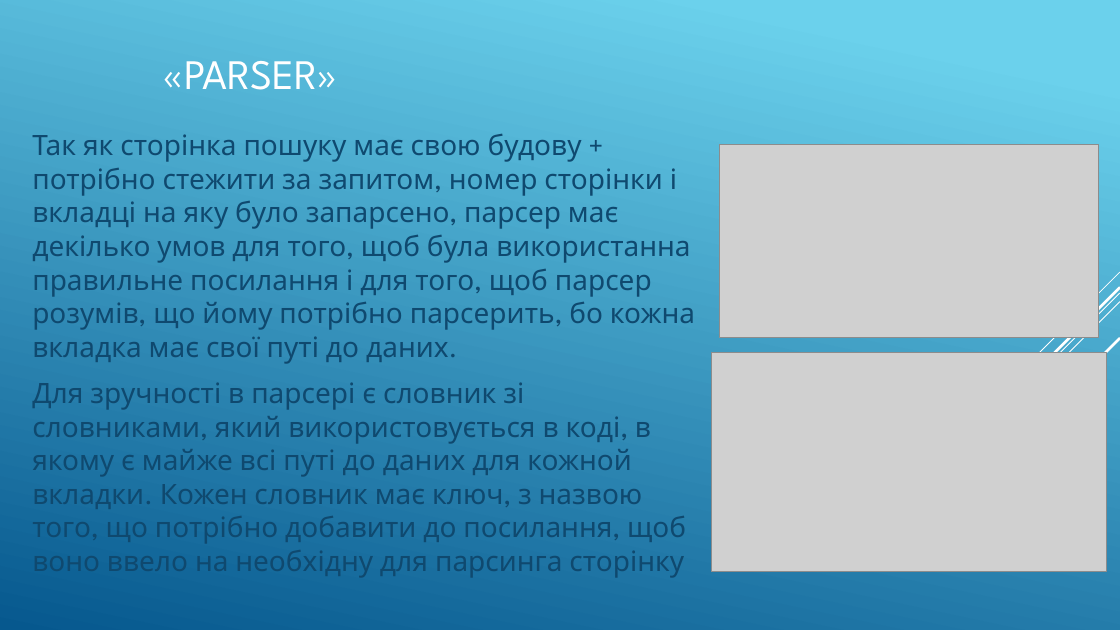
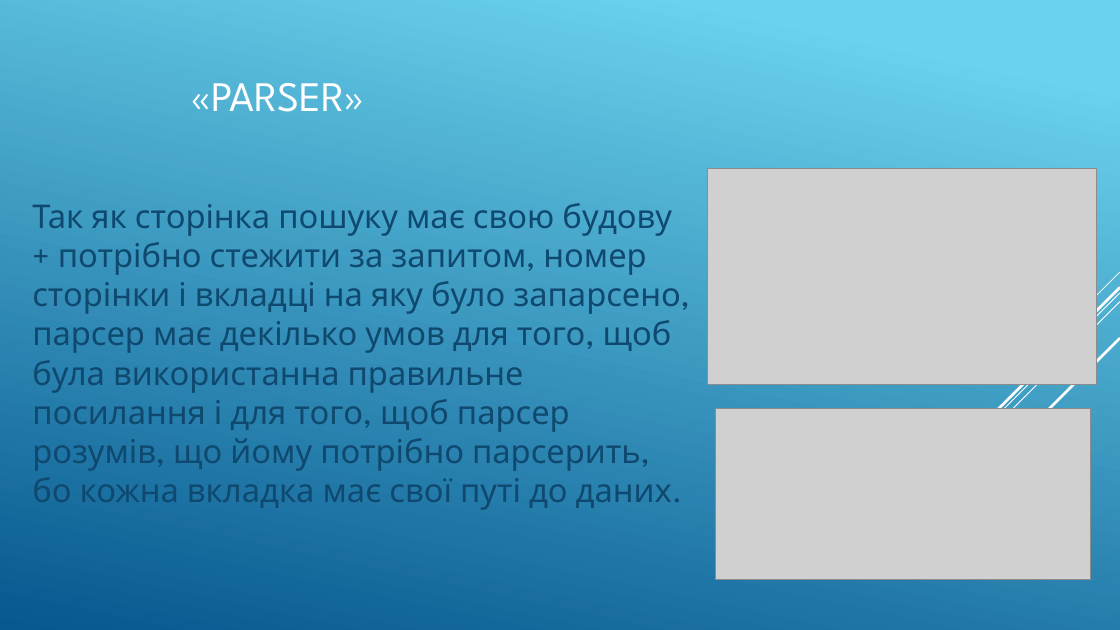
Before and after one commit to RalyukRoman/graphical-search-parser, a slide deck: slide 8 of Project presentation.pptx. Drawn at 1120x630 pixels with LibreOffice and Linux fonts; fonts in the diff are those of the drawing; grey boxes stand for pictures. Boxes give left, top, right and bottom in pixels: in the first picture for what was removed or moved away, otherwise in the second. Text is boxed around its words. In the diff, an @@ line names an element or a change of style, - is before the commit and + after.

```diff
--- a/Project presentation.pptx
+++ b/Project presentation.pptx
@@ title "«PARSER»": place and size @@
-title "«PARSER»" at box(164, 61, 338, 90)
+title "«PARSER»" at box(191, 83, 365, 112)
@@ text "Так як сторінка пошуку має ..." at box(32, 203, 680, 510): size 24 to 28 pt @@
@@ picture removed at box(719, 145, 1098, 338) @@
@@ picture: place and size @@
-picture at box(712, 353, 1107, 572)
+picture at box(708, 169, 1096, 385)
@@ text at box(32, 382, 686, 578): paragraph removed @@
-Для зручності в парсері є словник зі словниками, який використовується в коді, в якому є майже всі путі до даних для кожной вкладки. Кожен словник має ключ, з назвою того, що потрібно добавити до посилання, щоб воно ввело на необхідну для парсинга сторінку
@@ picture added at box(715, 408, 1091, 580) @@
```
Also in this commit, not shown: 1 other slide changed, 1 slide added, 3 other files.
